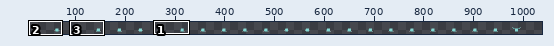
Two states of a sprite sheet, Mayday.Game/Content/Images/Bodies_1.png. Above, an overview of the earlier version with the close-up marked.
Close-up. First the earlier version:
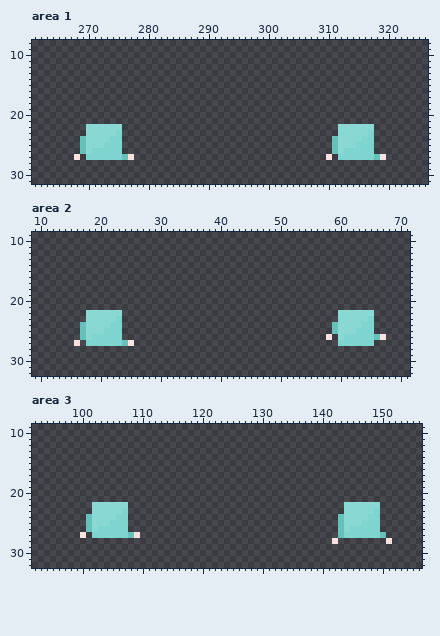
The file is 1008x33 pixels. Shown: area 1: x 261..326, y 8..31; area 2: x 9..71, y 9..32; area 3: x 92..156, y 9..32. The old version is drawn lined up with the new one, on the new canvas. The wide view leaves out empty margins. The commit also changed other parts of the picture, which this record leaves out.
Now the later version:
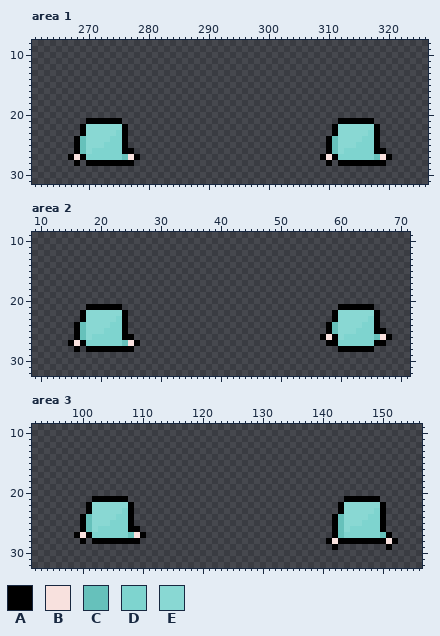
Palette (. is transparent): A #000000  B #f8e1de  C #66c1bb  D #7ed4cf  E #89d8d3
Difference:
canvas 1008x33 -> 1050x33
Area 1:
y 21: x 270..275 ...... -> AAAAAA; x 312..317 ...... -> AAAAAA
y 22..23: x 269 . -> A; x 276 . -> A; x 311 . -> A; x 318 . -> A
y 24..25: x 268 . -> A; x 276 . -> A; x 310 . -> A; x 318 . -> A
y 26: x 268 . -> A; x 276..277 .. -> AA; x 310 . -> A; x 318..319 .. -> AA
y 27: x 267 . -> A; x 269 . -> A; x 278 . -> A; x 309 . -> A; x 311 . -> A; x 320 . -> A
y 28: x 268 . -> A; x 270..277 ........ -> AAAAAAAA; x 310 . -> A; x 312..319 ........ -> AAAAAAAA
Area 2:
y 21: x 18..23 ...... -> AAAAAA; x 60..65 ...... -> AAAAAA
y 22..23: x 17 . -> A; x 24 . -> A; x 59 . -> A; x 66 . -> A
y 24: x 16 . -> A; x 24 . -> A; x 58 . -> A; x 66 . -> A
y 25: x 16 . -> A; x 24 . -> A; x 58 . -> A; x 66..67 .. -> AA
y 26: x 16 . -> A; x 24..25 .. -> AA; x 57 . -> A; x 59 . -> A; x 68 . -> A
y 27: x 15 . -> A; x 17 . -> A; x 26 . -> A; x 58..59 .. -> AA; x 66..67 .. -> AA
y 28: x 16 . -> A; x 18..25 ........ -> AAAAAAAA; x 60..65 ...... -> AAAAAA
Area 3:
y 21: x 102..107 ...... -> AAAAAA; x 144..149 ...... -> AAAAAA
y 22..23: x 101 . -> A; x 108 . -> A; x 143 . -> A; x 150 . -> A
y 24..25: x 100 . -> A; x 108 . -> A; x 142 . -> A; x 150 . -> A
y 26: x 100 . -> A; x 108..109 .. -> AA; x 142 . -> A; x 150 . -> A
y 27: x 99 . -> A; x 101 . -> A; x 110 . -> A; x 142 . -> A; x 151 . -> A
y 28: x 100 . -> A; x 102..109 ........ -> AAAAAAAA; x 141 . -> A; x 143..150 ........ -> AAAAAAAA; x 152 . -> A
y 29: x 142 . -> A; x 151 . -> A
